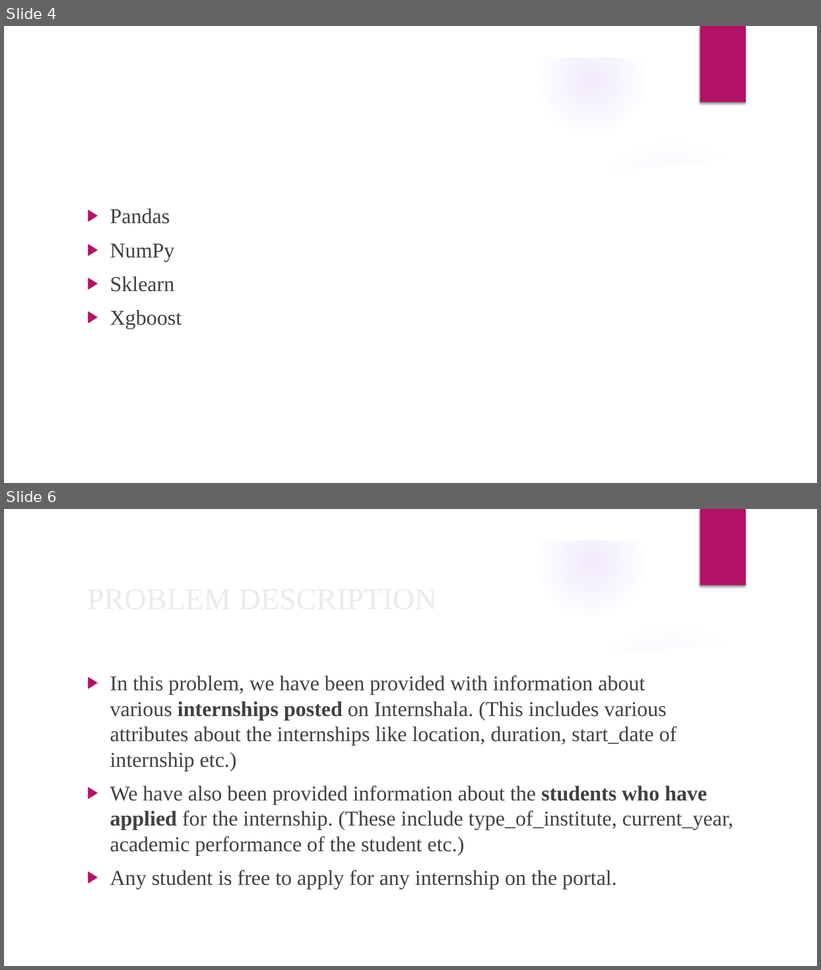
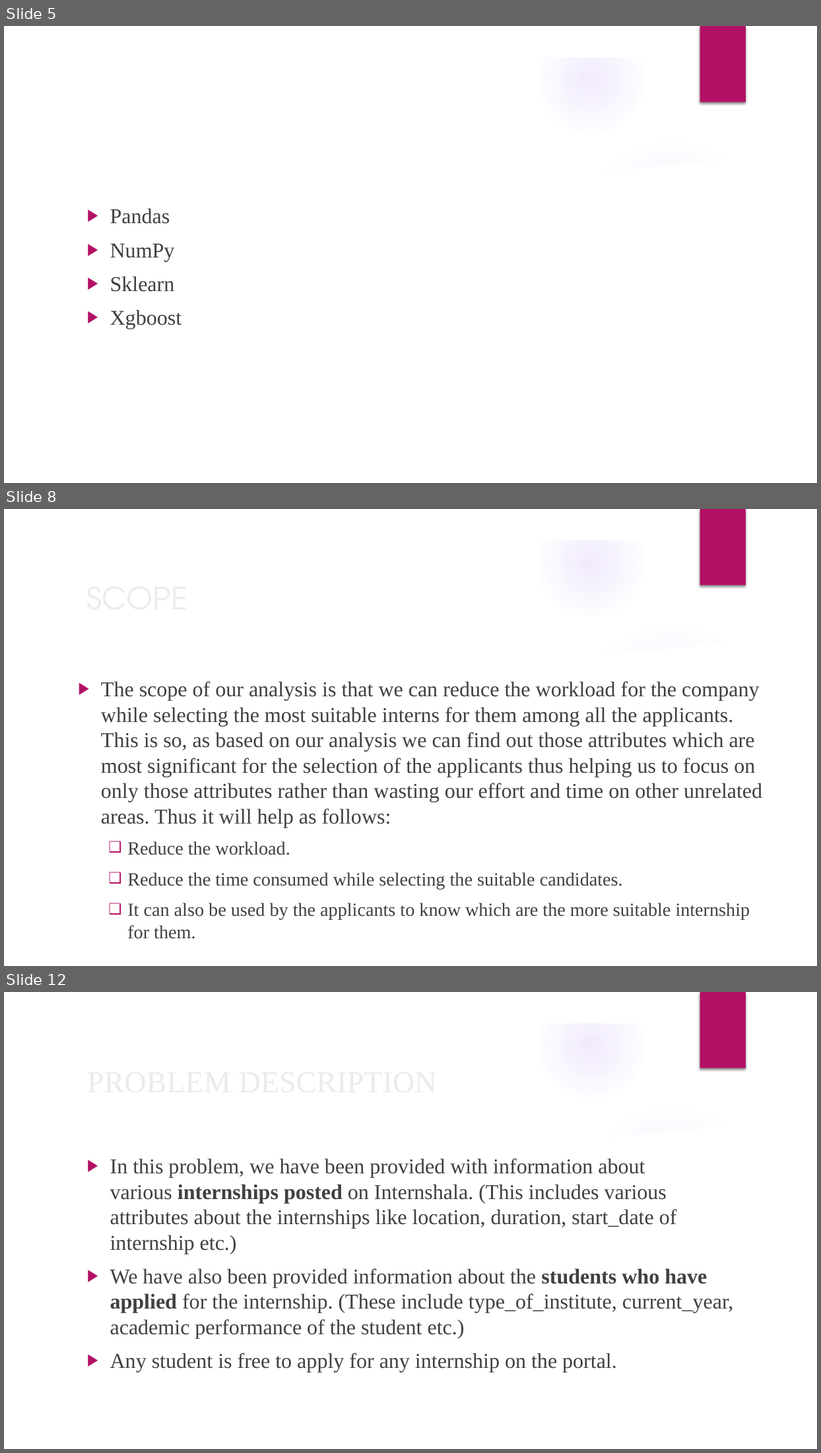
Before and after one commit to nihitjain11/IBM_MiniProject-II, a slide deck: Presentation1.pptx. Shown one above the other, each under a label of ours: slides 4 and 6 before the commit, slides 5, 8 and 12 after it; the slides between them are not shown. The pictures are 821x970 and 821x1453 pixels, drawn with LibreOffice and Linux fonts; fonts in the diff are those of the drawing; background and template pictures are left out. Boxes give left, top, right and bottom in pixels: in the first picture for what was removed or moved away, otherwise in the second. Text is boxed around its words. In the diff, an @@ line names an element or a change of style, - is before the commit and + after.

```diff
--- a/Presentation1.pptx
+++ b/Presentation1.pptx
@@ slide 8 added at bbox=[4, 509, 817, 966], background picture (left out); not listed: 9 template elements that a slide beside it also shows @@
@@ text added at bbox=[101, 681, 762, 939], 25 pt, text #404040 @@
+▶ The scope of our analysis is that we can reduce the workload for the company while selecting the most suitable interns for them among all the applicants. This is so, as based on our analysis we can find out those attributes which are most significant for the selection of the applicants thus helping us to focus on only those attributes rather than wasting our effort and time on other unrelated areas. Thus it will help as follows:
+  ❑ Reduce the workload.
+  ❑ Reduce the time consumed while selecting the suitable candidates.
+  ❑ It can also be used by the applicants to know which are the more suitable internship for them.
@@ title added at bbox=[139, 687, 187, 701], 36 pt, text #EBEBEB @@
+SCOPE
@@ what was slide 4 is now slide 5 @@
@@ what was slide 6 is now slide 12 @@
```
Also in this commit, not shown: 3 slides changed, 4 other slides added.
